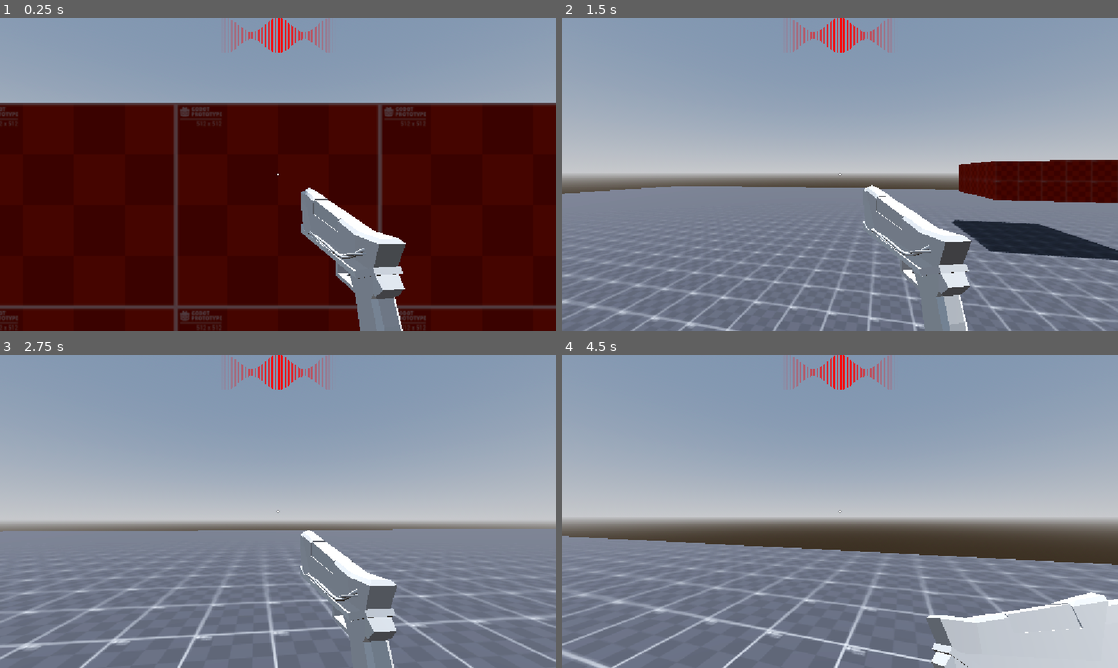
Above: before the commit, frames 1-4 (two rows, left to right).
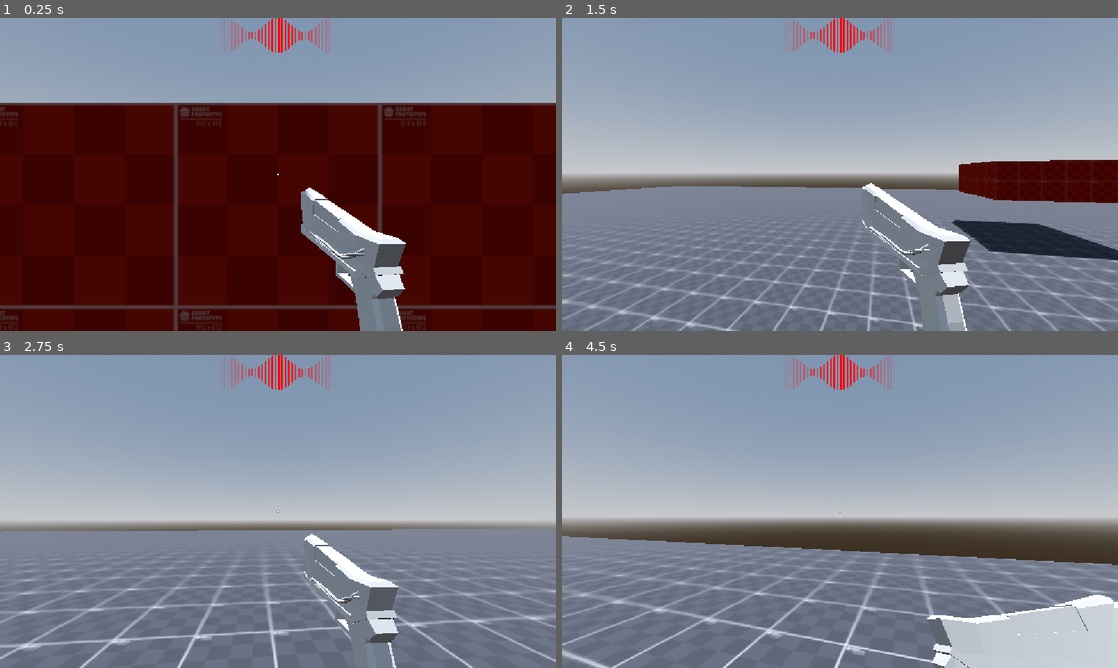
Above: after the commit, the same moments.

Repository: WasteIy/GameOff2025
Game: Godot game, scene res://Scenes/Levels/debug_level.tscn
The game is run twice, just before and just after one commit, with the same random seed, the same clock (stepped at 60 frames per second) and the same inputs.
Inputs (mouse positions are in pixels of both pictures, inside the frame that each line leads up to):
- Up to frame 1 (0.25 s): no input
- Up to frame 2 (1.5 s): move the mouse to (867, 174) at 0.52 s; hold W (move_forward) from 0.53 s (still down); click (867, 174) at 0.6 s; tap Space (jump) at 0.77 s; move the mouse to (812, 174) at 1.27 s; tap Ctrl (crouch) at 1.35 s
- Up to frame 3 (2.75 s): keep holding W (move_forward); tap Space (jump) at 1.52 s; click (250, 511) at 1.55 s; move the mouse to (289, 505) at 2.02 s; hold Shift (run) from 2.03 s (still down); click (289, 505) at 2.3 s
- Up to frame 4 (4.5 s): keep holding W (move_forward); move the mouse to (834, 517) at 2.77 s; release Shift (run) at 2.78 s; click (834, 517) at 2.85 s; tap Space (jump) at 3.02, 3.77 s; move the mouse to (878, 514) at 3.52 s; click (878, 514) at 3.6 s; tap R (reload) at 4.15 s; move the mouse to (795, 508) at 4.27 s; tap Ctrl (crouch) at 4.35 s

The runs differ from the first frame. In frame 1, less than 0.1% of the frame differs, in the area x 54-73%, y 54-100%; in frame 2, 0.5%; in frame 3, 0.7%, in the area x 54-72%, y 56-100%; in frame 4, 0.5%.

Commit message:
Can't cancel reload if no ammo, also auto reload when ammo is <= 0

Diff:
--- a/Scenes/Player/Weapons/weapon_class.gd
+++ b/Scenes/Player/Weapons/weapon_class.gd
@@ -122,9 +122,16 @@
 		state = WeaponState.IDLE
 
 func shoot():
+
+	if ammo_in_mag <= 0:
+		if state == WeaponState.IDLE:
+			reload()
+		return
+
 	if state == WeaponState.RELOADING:
-		reload_cancelled = true
-		state = WeaponState.IDLE
+		if ammo_in_mag > 0 :
+			reload_cancelled = true
+			state = WeaponState.IDLE
 	if state != WeaponState.IDLE:
 		return
 	if shoot_cooldown > 0.0:
--- a/Scenes/Player/Weapons/weapon_manager.tscn
+++ b/Scenes/Player/Weapons/weapon_manager.tscn
@@ -116,9 +116,9 @@
 transform = Transform3D(0.75, 0, 0, 0, 0.75, 0, 0, 0, 0.75, 0, 0, 0)
 script = ExtResource("2_6h34i")
 bullet_scene = ExtResource("3_pr5rr")
-early_reload_time = 0.2
-sway_ammount_rotation = 10.0
+sway_ammount_rotation = 20.0
 sway_noise = SubResource("NoiseTexture2D_pr5rr")
+sway_speed = 2.0
 
 [node name="MeshContainer" type="Node3D" parent="Pistol"]
 
